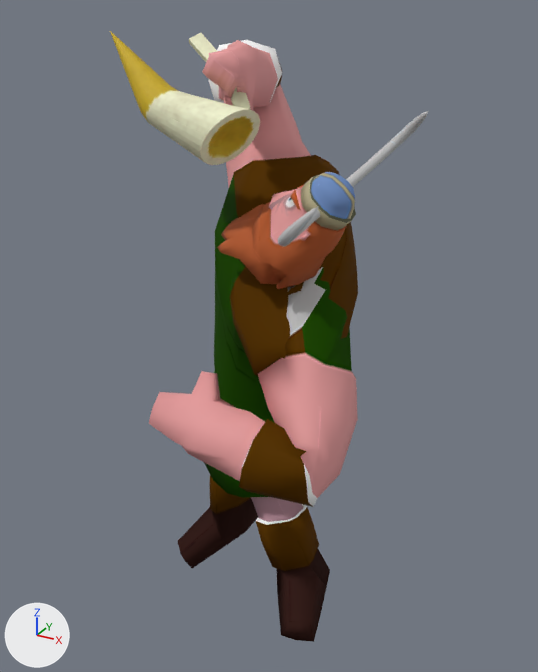
The OBJ model assets/Animacion/Vikingo/Celebracion/vikingoCelebracion_000531.obj as it was, and as the next commit left it.
Rendered twice from a camera (50 mm lens) standing at (4.36, -7.09, 7.25) and looking at (0.18, 0.5, 3.45). Lighting does not change. The marker at lower left points along +X, +Y and +Z. Where no turn or scale is listed for an object, it has been applied to the vertices.

Objects in the first picture: 'Vilkingo_ikingoH', 'jarra_jarraH'.
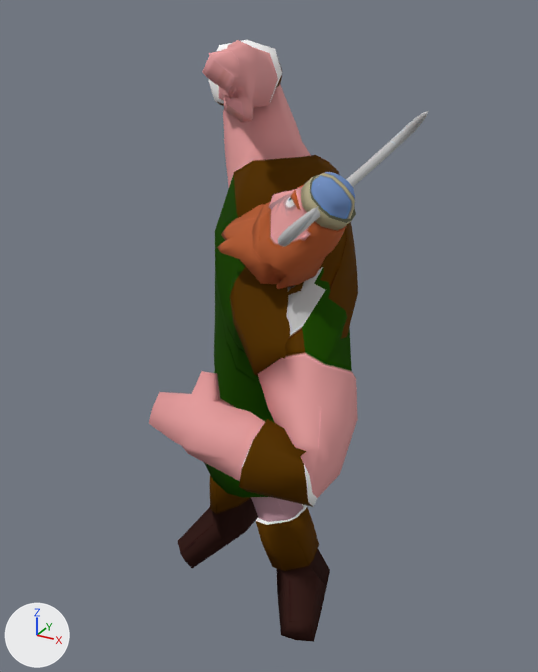
Pixel boxes [x1, y1, x2, y2] of what changed, in the pictures (538 x 672 px):
'jarra_jarraH', deleted: before [110, 31, 260, 165]

Edits to the bpy script that builds the scene:
```text
Remove ob_jarra_jarrah:
    ob_jarra_jarrah = bpy.data.objects.new('jarra_jarraH', me_jarra_jarrah)
    ob_jarra_jarrah.location = (0.0, 0.0, 0.0)
```
